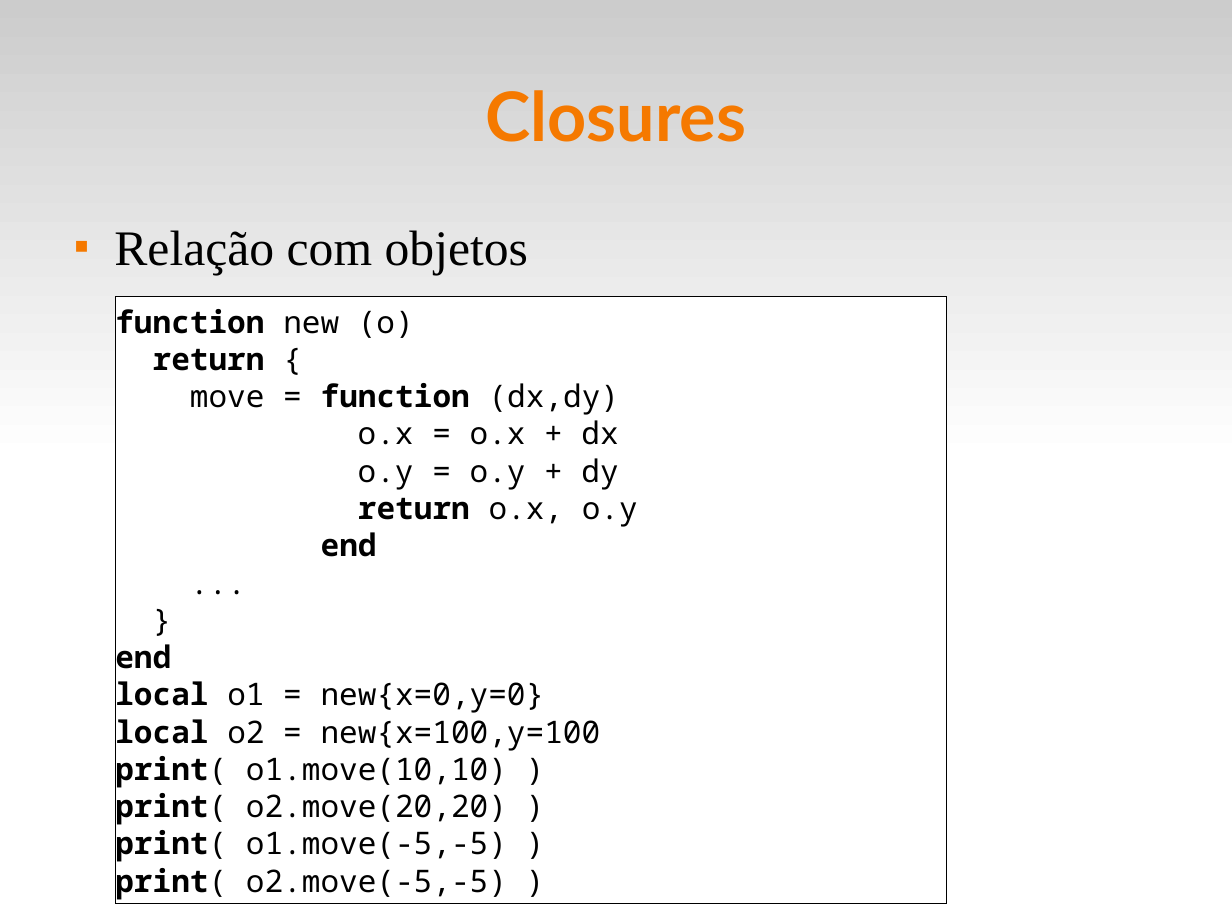
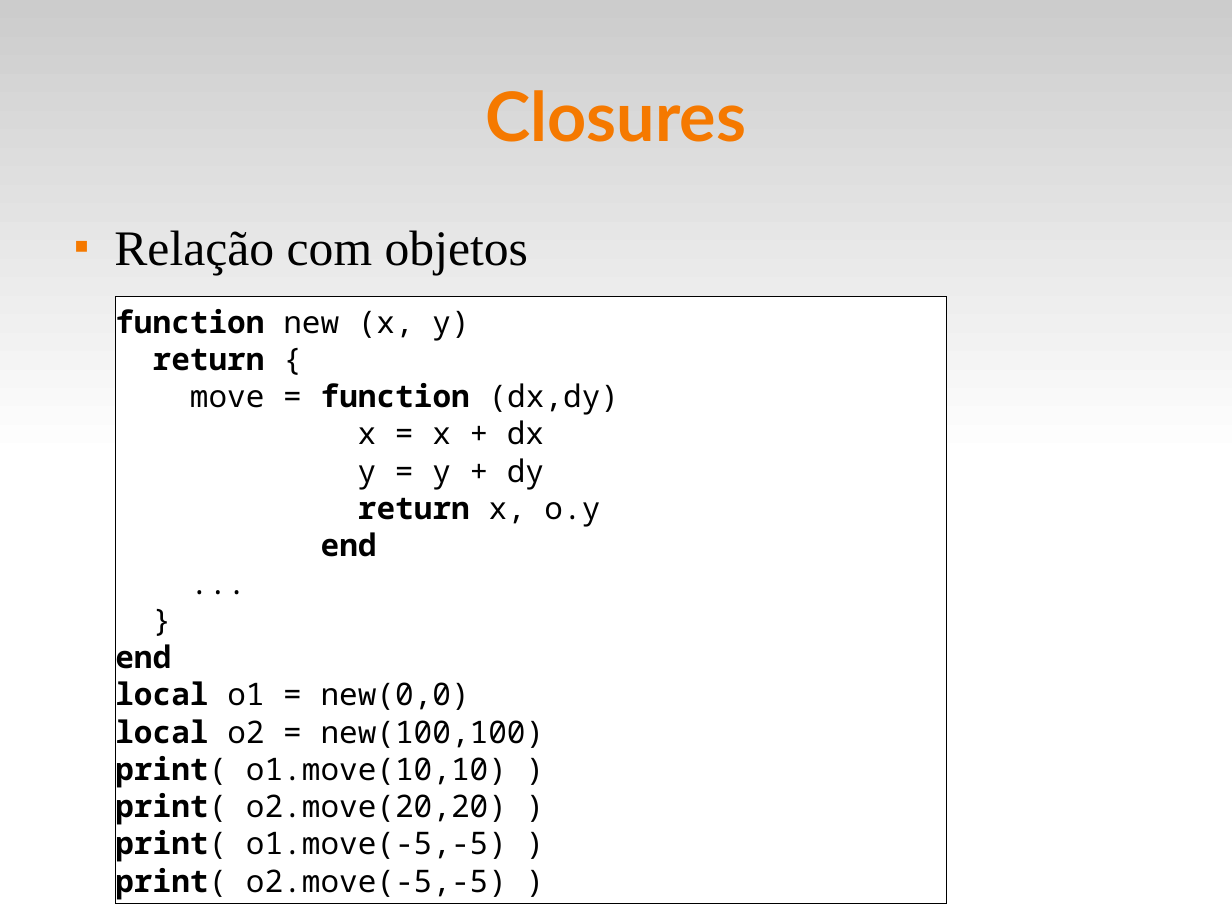
Before and after one commit to fsantanna-uerj/EDL, a slide deck: slide 8 of slides/edl-08-closures-coroutines.odp. Drawn at 1232x924 pixels with LibreOffice and Linux fonts; fonts in the diff are those of the drawing. Boxes give left, top, right and bottom in pixels: in the first picture for what was removed or moved away, otherwise in the second. Text is boxed around its words. In the diff, an @@ line names an element or a change of style, - is before the commit and + after.

```diff
--- a/slides/edl-08-closures-coroutines.odp
+++ b/slides/edl-08-closures-coroutines.odp
@@ text in rectangle at (x1=115, y1=304, x2=469, y2=341): text changed @@
-function new (o)
+function new (x, y)
@@ text in rectangle at (x1=358, y1=420, x2=600, y2=527): text changed @@
-o.x = o.x + dx
-o.y = o.y + dy
-return o.x, o.y
+x = x + dx
+y = y + dy
+return x, o.y
@@ text in rectangle at (x1=115, y1=677, x2=545, y2=751): text changed @@
-local o1 = new{x=0,y=0}
-local o2 = new{x=100,y=100
+local o1 = new(0,0)
+local o2 = new(100,100)
```
Also in this commit, not shown: 6 other files.
